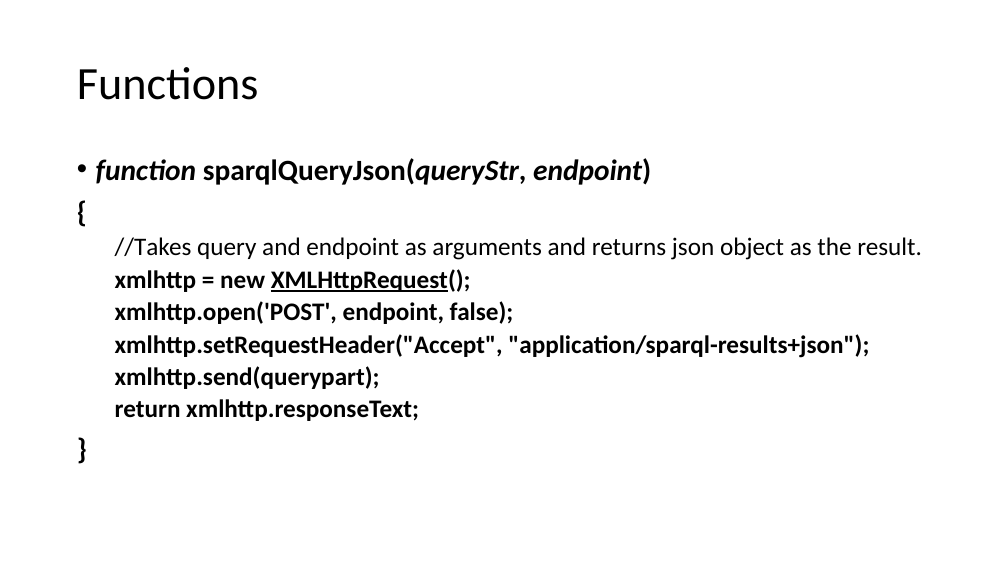
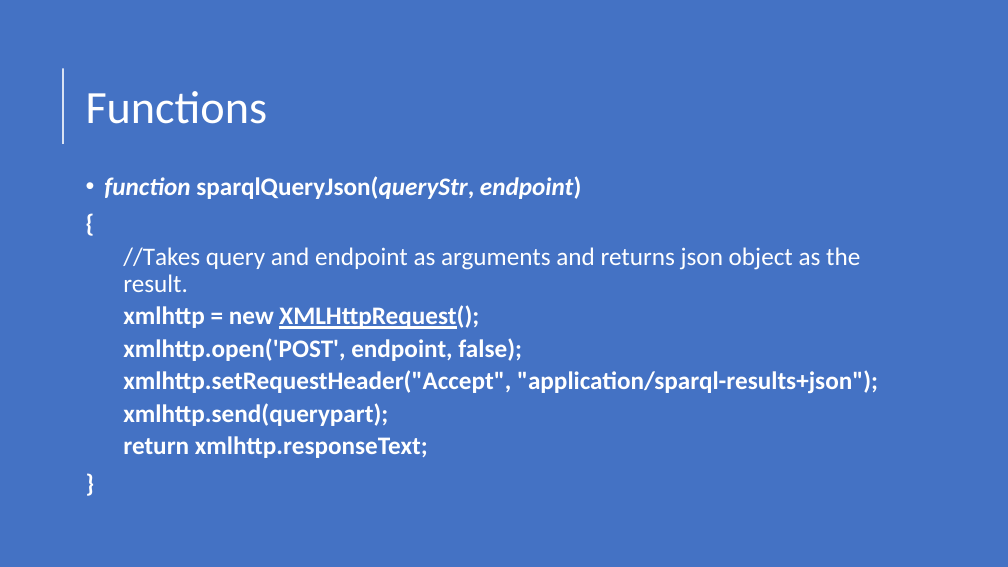
Before and after one commit to lkoshale/ontology_assignment3, a slide deck: slide 5 of Presentation.pptx. Drawn at 1008x567 pixels with LibreOffice and Linux fonts; fonts in the diff are those of the drawing. Boxes give left, top, right and bottom in pixels: in the first picture for what was removed or moved away, otherwise in the second. Text is boxed around its words. In the diff, an @@ line names an element or a change of style, - is before the commit and + after.

```diff
--- a/Presentation.pptx
+++ b/Presentation.pptx
@@ background #FFFFFF to #4472C4 @@
@@ title "Functions": place and size @@
-title "Functions" at (77, 67, 259, 100)
+title "Functions" at (86, 91, 268, 124)
@@ title "Functions" at (86, 91, 268, 124): text colour #000000 to #FFFFFF @@
@@ line added from (63, 144) to (63, 68), #FFFFFF 1.5 pt @@
@@ text "function sparqlQueryJson(queryStr, endpoint)": place and size @@
-text "function sparqlQueryJson(queryStr, endpoint)" at (96, 158, 922, 421)
+text "function sparqlQueryJson(queryStr, endpoint)" at (104, 176, 878, 458)
@@ text "function sparqlQueryJson(queryStr, endpoint)" at (104, 176, 878, 458): size 28 to 24 pt in "function sparqlQueryJson(queryStr, endpoint)", "{", "}"; text colour #000000 to #FFFFFF @@
```
Also in this commit, not shown: 4 other slides changed.
